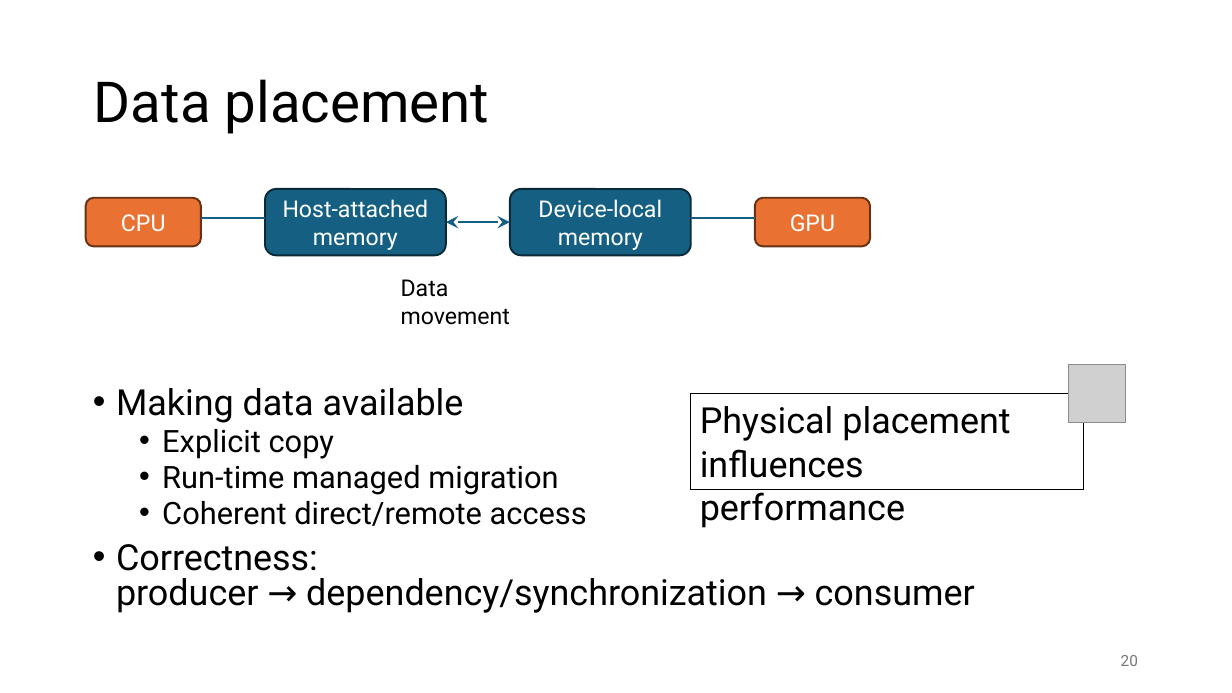
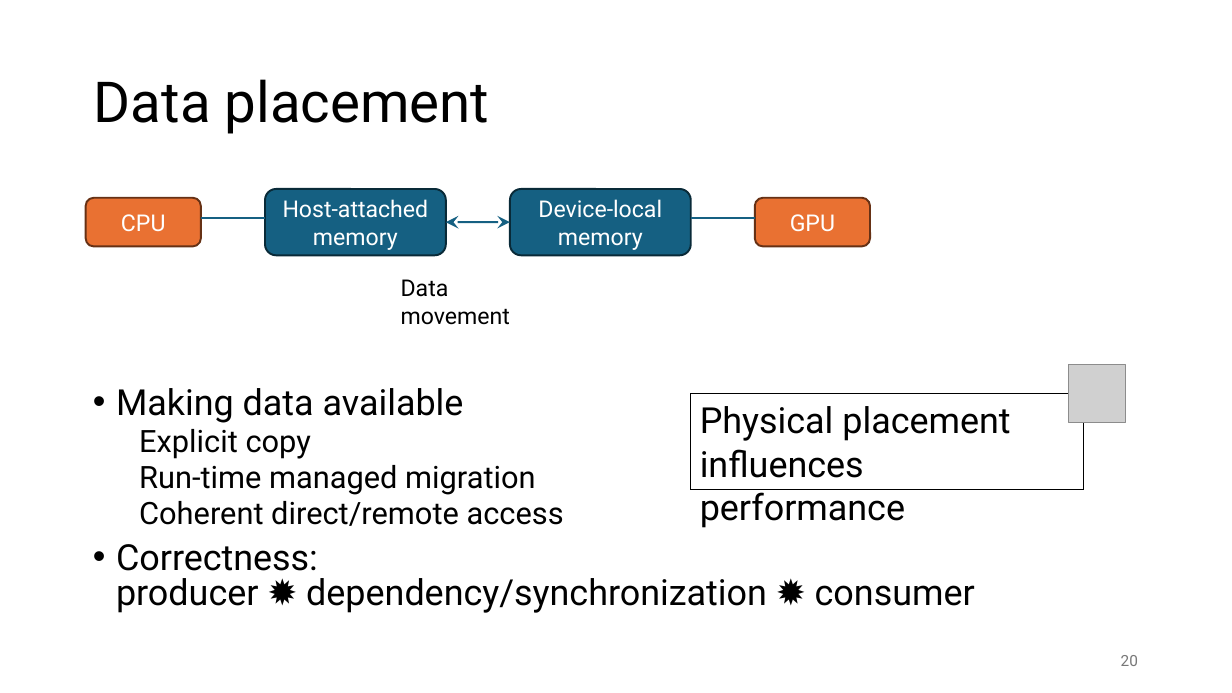
Before and after one commit to gjbex/GPU-programming, a slide deck: slide 20 of gpu_programming.pptx. Drawn at 1232x693 pixels with LibreOffice and Linux fonts; fonts in the diff are those of the drawing; grey boxes stand for pictures. Boxes give left, top, right and bottom in pixels: in the first picture for what was removed or moved away, otherwise in the second. Text is boxed around its words. In the diff, an @@ line names an element or a change of style, - is before the commit and + after.

```diff
--- a/gpu_programming.pptx
+++ b/gpu_programming.pptx
@@ text at (x1=139, y1=429, x2=564, y2=526): bullet • to none @@
@@ text at (x1=116, y1=544, x2=975, y2=613): text changed @@
-• Correctness:
-  producer → dependency/synchronization → consumer
+• Correctness:
+  producer ✹ dependency/synchronization ✹ consumer
```
Also in this commit, not shown: 23 other slides changed, 5 slides added.
